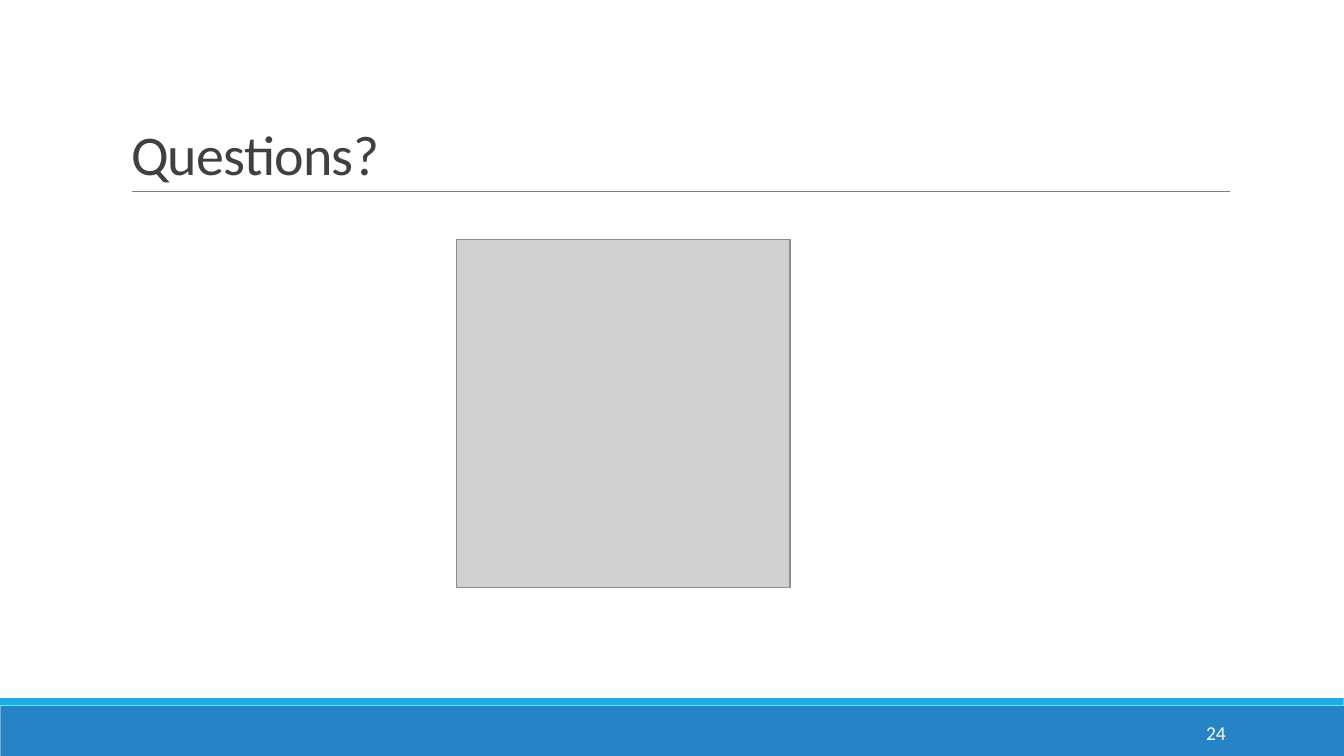
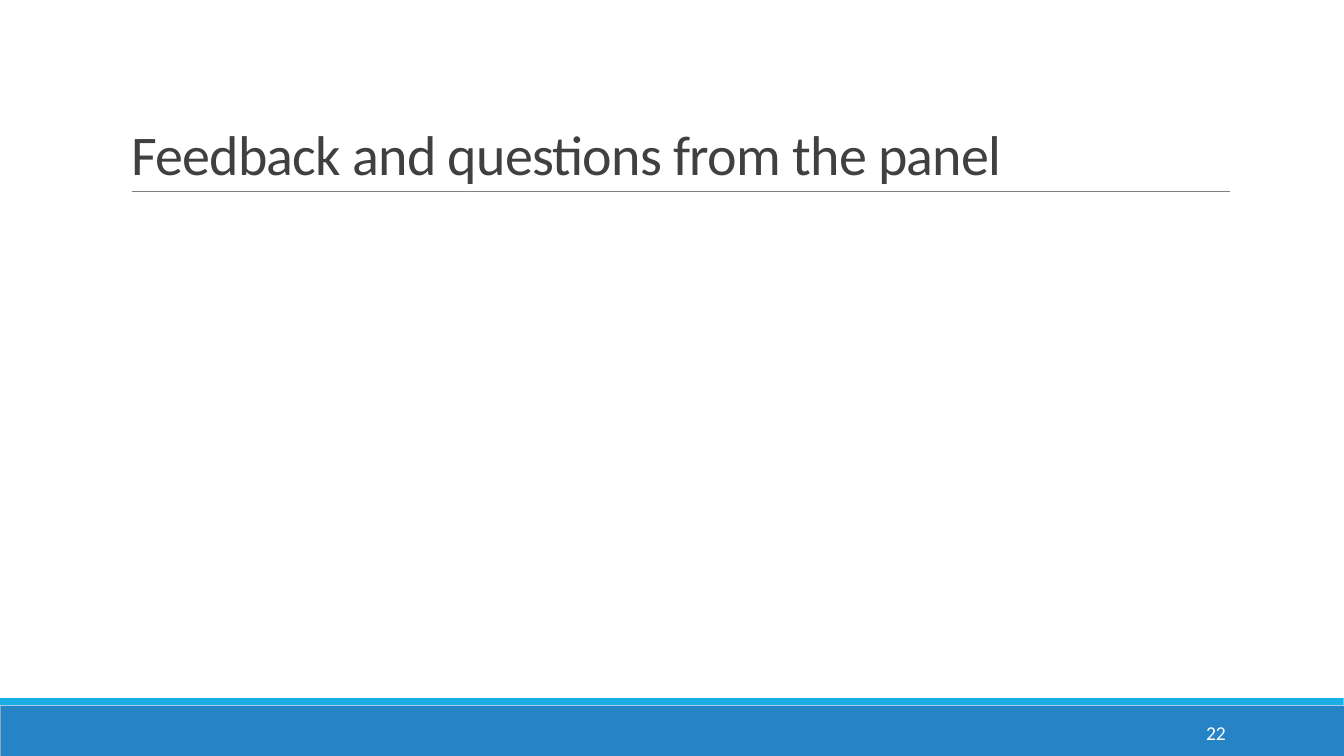
Before and after one commit to anirudhtomer/MScThesis, a slide deck: slide 22 of mid term presentation.pptx (slide 24 before the commit). Drawn at 1344x756 pixels with LibreOffice and Linux fonts; fonts in the diff are those of the drawing; grey boxes stand for pictures; background and template pictures are left out. Boxes give left, top, right and bottom in pixels: in the first picture for what was removed or moved away, otherwise in the second. Text is boxed around its words. In the diff, an @@ line names an element or a change of style, - is before the commit and + after.

```diff
--- a/mid term presentation.pptx
+++ b/mid term presentation.pptx
@@ title at (x1=131, y1=136, x2=1001, y2=184): text changed @@
-Questions?
+Feedback and questions from the panel
@@ picture removed at (x1=456, y1=239, x2=789, y2=587) @@
@@ page number at (x1=1206, y1=727, x2=1226, y2=740): text changed @@
-24
+22
```
Also in this commit, not shown: 4 other slides changed, 3 slides added, 5 slides removed, 6 other files.
